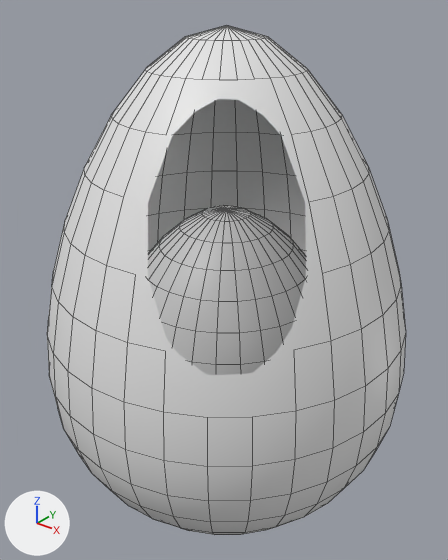
Two versions of the Blender file Assets/Models/FireShape.blend, one commit apart.
Before and after are seen from a 50 mm camera at (1.92, -2.42, 1.95) aimed at (-0.03, 0.02, 0.44). Every picture has the same lights, and +X, +Y and +Z are marked at lower left. Mesh edges are drawn as thin lines. Everything nearer to the camera than a plane just in front of the edit is cut away.

Script lines for the objects in view, before the commit:
```python
me_sphere = bpy.data.meshes.new('Sphere')
me_sphere.from_pydata(...)  # 964 vertices, 1024 faces; spans x -1.0..1.0, y -1.0..1.0, z -1.0..1.76
me_sphere.polygons.foreach_set('use_smooth', [True] * 1024)
me_sphere.materials.append(mat_fire)  # white #e7e7e7
ob_fireshape = bpy.data.objects.new('FireShape', me_sphere)
ob_fireshape.location = (0.0, 0.0, 0.0)
```
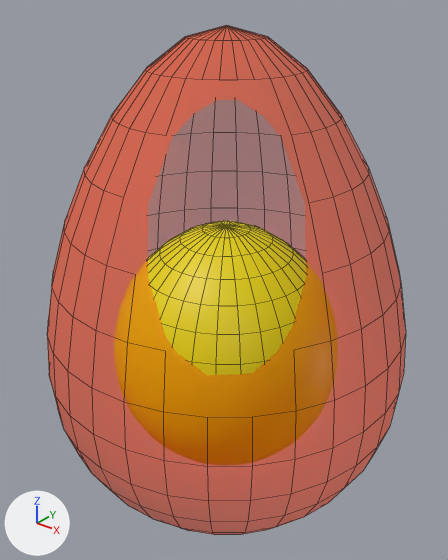
Changed parts and their boxes (x1, y1, x2, y2) in the pictures (448 x 560 px; the box of a moved part takes in the faces that stretch with it):
'FireShape', reshaped, recoloured
    both: (47, 25, 406, 535)
part 1 of me_sphere, moved or reshaped
    before: (148, 205, 306, 365)
    after: (148, 221, 306, 365)
part 2 of me_sphere, recoloured
    both: (47, 208, 406, 535)
part 3 of me_sphere, recoloured
    both: (52, 25, 401, 352)
part 4 of me_sphere, recoloured (white to yellow)
    both: (190, 361, 266, 375)

Edits to the bpy script that builds the scene:
```text
Add mat_firebase:
    mat_firebase = principled_material('FireBase')
    mat_firebase.base_color = (1.0, 0.104, 0.0)  # orange #ff5b00
    mat_firebase.roughness = 1.0
    mat_firebase.alpha = 0.5
    mat_firebase.specular_ior_level = 0.0
Add mat_fireinside:
    mat_fireinside = principled_material('FireInside')
    mat_fireinside.base_color = (0.876, 0.772, 0.0)  # yellow #f1e400
Change me_sphere:
    where me_sphere.from_pydata(...)  # 964 vertices, 1024 faces; spans x -1.0..1.0, y -1.0..1.0, z -1.0..1.76
    used by ob_fireshape; location = (0.0, 0.0, 0.0)
    me_sphere part 1: all 161 vertices in x -0.54..0.54, y -0.54..0.54, z 0.43..0.87 are scaled about their middle by (1, 1, 0.797), then moved by (0.0, 0.0, -0.05)
    me_sphere part 2: 320 of the faces centred in x -0.98..0.98, y -0.98..0.98, z -0.99..0.42 switch from mat_fire (white #e7e7e7) to mat_firebase (orange #ff5b00)
    me_sphere part 3: 192 of the faces centred in x -0.87..0.87, y -0.87..0.87, z 0.7..1.73 switch from mat_fire (white #e7e7e7) to mat_firebase (orange #ff5b00)
    me_sphere part 4: 512 of the faces centred in x -0.63..0.63, y -0.63..0.63, z -0.64..0.85 switch from mat_fire (white #e7e7e7) to mat_fireinside (yellow #f1e400)
```
